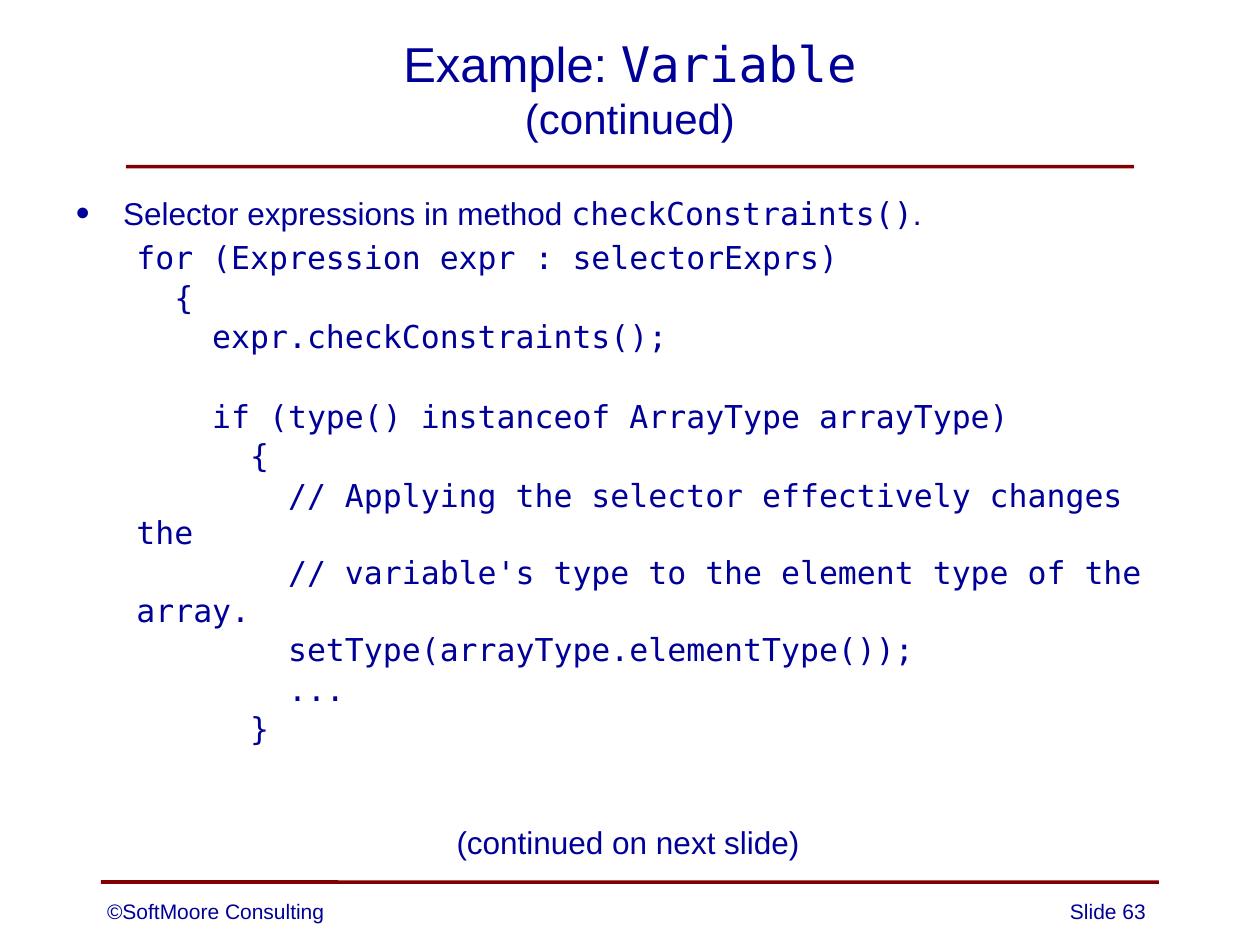
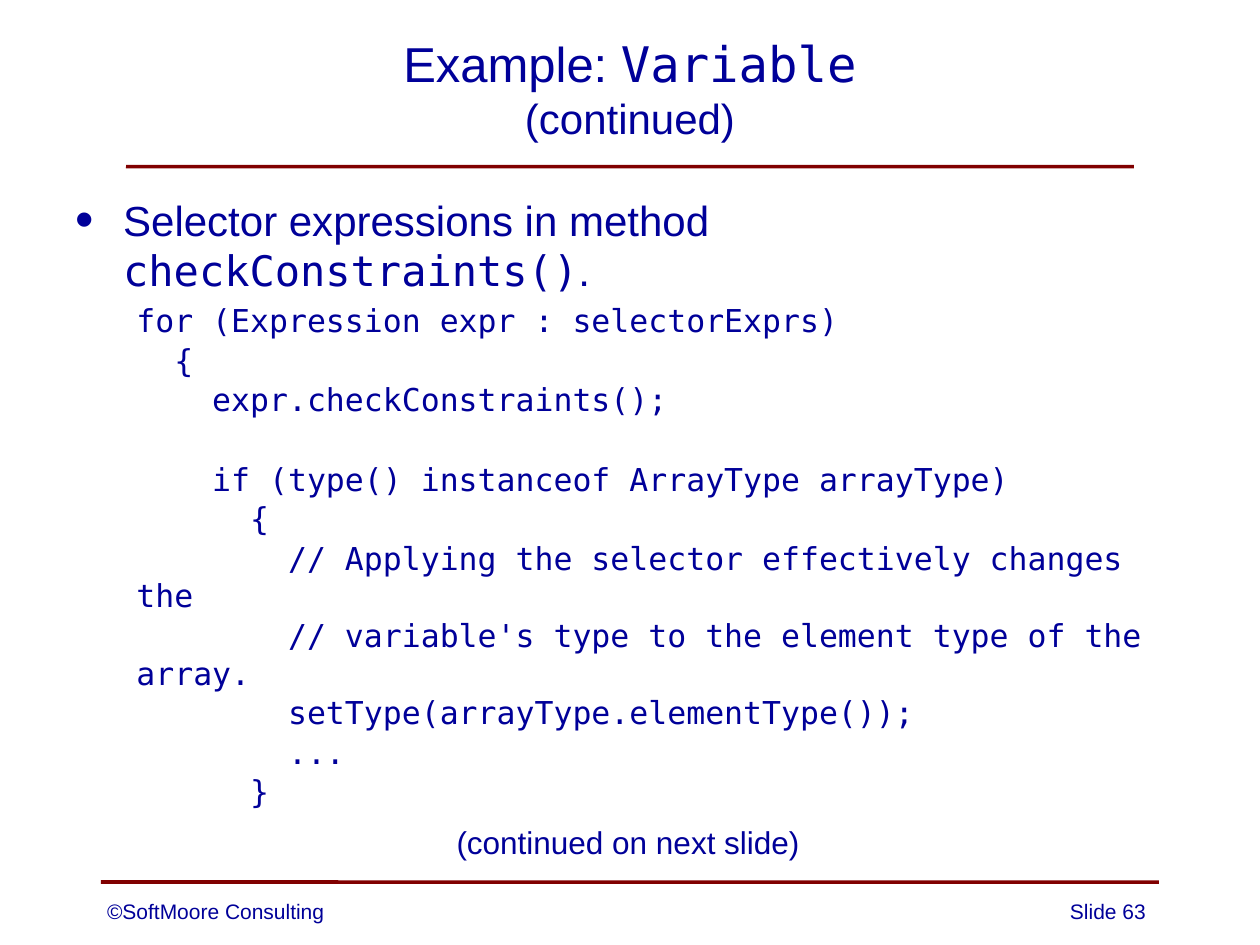
Before and after one commit to SoftMoore/CPRL-Java-4th, a slide deck: slide 63 of PowerPoints/08 - Abstract Syntax Trees.pptx. Drawn at 1260x945 pixels with LibreOffice and Linux fonts; fonts in the diff are those of the drawing. Boxes give left, top, right and bottom in pixels: in the first picture for what was removed or moved away, otherwise in the second. Text is boxed around its words. In the diff, an @@ line names an element or a change of style, - is before the commit and + after.

```diff
--- a/PowerPoints/08 - Abstract Syntax Trees.pptx
+++ b/PowerPoints/08 - Abstract Syntax Trees.pptx
@@ text at (123,205,709,292): size 18 to 24 pt in "Selector expressions in method checkConstraints()."; more space between paragraphs @@
```
Also in this commit, not shown: 1 other slide changed.
